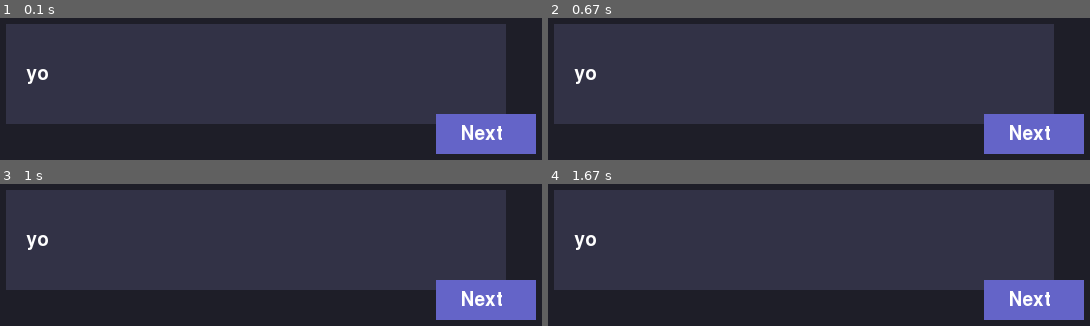
Above: before the commit, frames 1-4 (two rows, left to right).
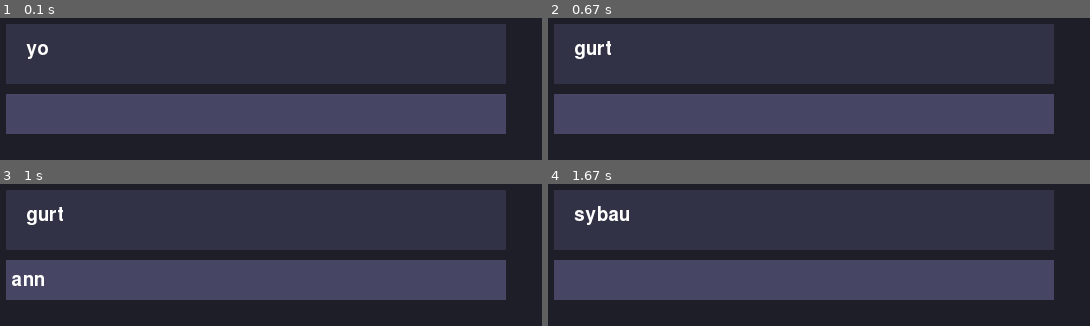
Above: after the commit, the same moments.

Repository: zechby/Decoded-2026-Workshop-Demo
Game: pygame game, started from main.py
The game is run twice, just before and just after one commit, with the same random seed, the same clock (stepped at 60 frames per second) and the same inputs.
Inputs:
- Up to frame 1 (0.1 s): no input
- Up to frame 2 (0.67 s): tap Enter at 0.33 s
- Up to frame 3 (1 s): type "ann" at 0.67 s
- Up to frame 4 (1.67 s): tap Enter at 1 s

The runs differ from the first frame. In frame 1, 36% of the frame differs, in the area x 1-99%, y 18-96%; in frame 2, 36%; in frame 3, 36%; in frame 4, 37%, in the area x 1-99%, y 15-96%.

Commit message:
Player can enter text

Diff:
--- a/main.py
+++ b/main.py
@@ -15,6 +15,10 @@
     "sybau"
 ]
 
+user_input = ""
+
+input_box = pygame.Rect(50,320,500,40)
+
 current_line = 0
 
 button_rect = pygame.Rect(WIDTH - 120, HEIGHT - 60, 100, 40)
@@ -31,23 +35,24 @@
         if event.type == pygame.QUIT:
             running = False
 
-        if event.type == pygame.MOUSEBUTTONDOWN:
-            if button_rect.collidepoint(event.pos):
+        if event.type == pygame.KEYDOWN:
+            if event.key == pygame.K_BACKSPACE:
+                user_input = user_input[:-1]
+            elif event.key == pygame.K_RETURN:
+                # "Submit" input → go to next dialogue line
                 if current_line < len(dialogue) - 1:
                     current_line += 1
+                    user_input = ""  # clear input for next line
                 else:
-                    running = False  # Quit when finished
+                    running = False
+            else:
+                user_input += event.unicode
+    pygame.draw.rect(screen, (50, 50, 70), (50, 250, 500, 60))
+    draw_text(dialogue[current_line], 70, 265)
 
-    pygame.draw.rect(screen, (50, 50, 70), (50, 250, 500, 100))
-    draw_text(dialogue[current_line], 70, 290)
-
-    if current_line < len(dialogue) - 1:
-        button_text = "Next"
-    else:
-        button_text = "Quit"
-
-    pygame.draw.rect(screen, (100, 100, 200), button_rect)
-    draw_text(button_text, button_rect.x + 25, button_rect.y + 10)
+    # Draw input box
+    pygame.draw.rect(screen, (70, 70, 100), input_box)
+    draw_text(user_input, input_box.x + 5, input_box.y + 10)
 
     pygame.display.flip()
 
